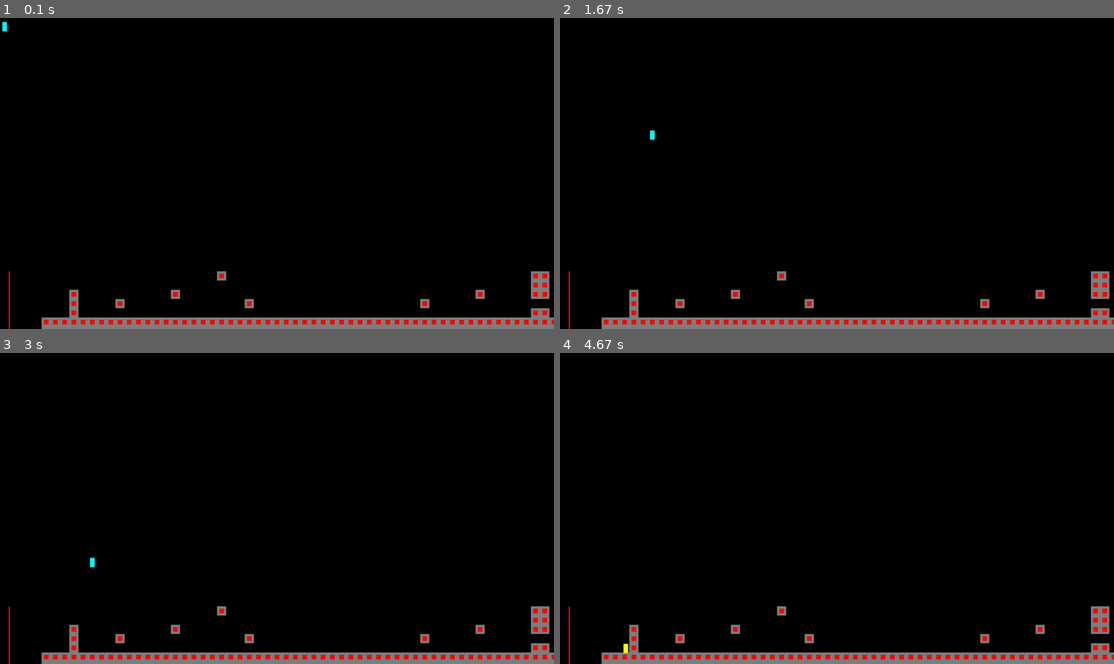
Above: before the commit, frames 1-4 (two rows, left to right).
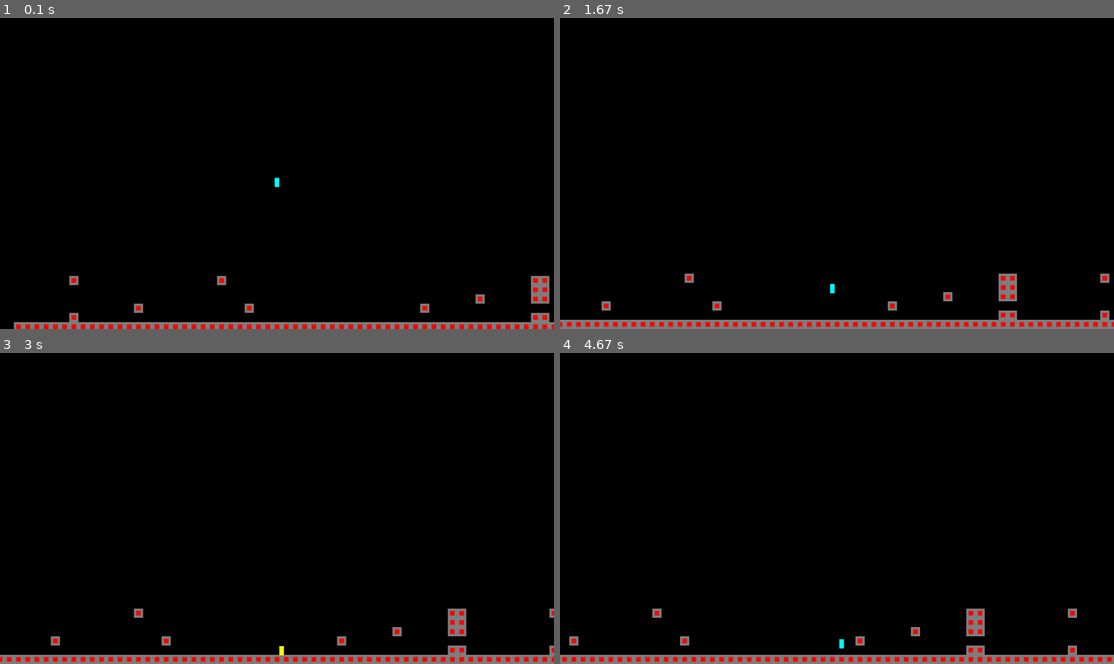
Above: after the commit, the same moments.

Repository: CocoMarck/Juego-cuadradoFeliz
Game: pygame game, started from cuadradoFeliz.py
The game is run twice, just before and just after one commit, with the same random seed, the same clock (stepped at 60 frames per second) and the same inputs.
Inputs:
- Up to frame 1 (0.1 s): no input
- Up to frame 2 (1.67 s): hold Right 0.33-0.8 s; hold Right 0.83-1.3 s; hold Left from 1.33 s (still down)
- Up to frame 3 (3 s): release Left at 1.87 s; hold Left 1.9-2.3 s; hold Right 2.33-2.97 s
- Up to frame 4 (4.67 s): tap Space at 3, 3.4, 3.7, 3.9, 4.2, 4.4 s; hold Left 3.33-3.8 s; hold Right 3.83-4.3 s; hold Right from 4.33 s (still down)

The runs differ from the first frame. In frame 1, 3.6% of the frame differs, in the area x 0-100%, y 1-100%; in frame 2, 3.4%; in frame 3, 3.5%; in frame 4, 4.2%, in the area x 0-100%, y 81-100%.

Commit message:
Add files via upload

Diff:
--- a/cuadradoFeliz.py
+++ b/cuadradoFeliz.py
@@ -26,7 +26,7 @@
 
 # Objetos / Clases
 class Player(pygame.sprite.Sprite):
-    def __init__(self):
+    def __init__(self, position=(disp_width//2,disp_height//2) ):
         super().__init__()
 
         # Sprite
@@ -35,13 +35,14 @@
 
         # Collider y posición
         self.rect = self.surf.get_rect(
-            center=(8,8)
+            center=position
         )
 
         # Variables
         self.not_move = False
         self.moving = False
         self.hp = 100
+        self.gravity = True
         self.gravity_power = 4
         self.speed = 8
 
@@ -227,7 +228,7 @@
 
 class Limit_indicator(pygame.sprite.Sprite):
     def __init__(self,
-        size = (2, 16), see = True, position = (0, 0)
+        size = (disp_width//480, disp_width//60), see = True, position = (0, 0)
     ):
         super().__init__()
 
@@ -275,26 +276,34 @@
 
 # Funciones
 def start_map(
-        default_map = [
+        x_column = 0,
+        y_column = 0,
+        map_level = [
             '', '', '', '', '', '', '', '', '', '', '', '', '', '', '', '', '', '', '', '', '', '', '', '', '',
             '', '', ''
-            '|......................p.................................pp..........|',
-            '|........................................................pp..........|',
-            '|......p..........p................................p.....pp..........|',
-            '|......p....p.............p..................p.......................|',
-            '|......p.................................................pp..........|',
-            '|...pppppppppppppppppppppppppppppppppppppppppppppppppppppppppppp.....|',
-            '|...pppppppppppppppppppppppppppppppppppppppppppppppppppppppppppp.....|',
-        ]
+            '.......p...............p.................................pp.........p........p...',
+            '.........................................................pp......................',
+            '...................................................p.....pp......................',
+            '..............p...........p..................p...................................',
+            '.......p.................................................pp.........p............',
+            '.ppppppppppppppppppppppppppppppppppppppppppppppppppppppppppppppppppppppppppppppp.',
+            '|ppppppppppppppppppppppppppppppppppppppppppppppppppppppppppppppppppppppppppppppp|',
+        ],
     ):
-    y_column = 0
-    x_space = 0
+    '''
+    Funcion que permite crear niveles de una forma visual y sencilla.
+    "." para un espacio de el "ancho sobre 60" del juego
+    "p" para una plataforma con un espacio del "ancho sobre 60" del juego
+    "|" para establecer el limite de la camara, con un espacio del ancho sobre el juego"
+
+    "x, y" column son para establecer el pixel de inicio basado en la resolucion del juego. Por defecto inician en 0, 0.
+    '''
     plat_number = 0
     pixel_space = disp_width//60
     test = ''
-    for column in default_map:
+    for column in map_level:
         y_column += 1
-        x_space = 0
+        x_space = 0 + x_column
         for space in column:
             if space == '.':
                 x_space += 1
@@ -315,7 +324,7 @@
                 all_sprites.add(limit)
                 limit_objects.add(limit)
     #input(test)
-start_map()
+start_map(x_column=0, y_column=0)
 
 for plat in solid_objects:
     plat.limit_collision()
@@ -340,51 +349,68 @@
     display.fill(color_black)
 
     # Objetos / Sprites
-    #floor_main.update()
     player.update()
     player.move()
 
     for sprite in all_sprites:
         display.blit(sprite.surf, sprite.rect)
 
-    # Camara
-    # Si la camara detecta que hay un limite de camara del lado derecho/izquierdo y que el jugador no esta en medio de la pantalla, lo indicara, y no permitira mover la camara.
-    # Si el player desea y puede moverse al lado derecho/izquierdo. Todos los objetos que no sean el jugador se moveran al lado contrario de la dirección de el, con su misma velocidad, pero invertida.
-    camera_move = True
+
+    # Camara lado x
+    # Si la camara detecta que hay un limite de camara del lado derecho/izquierdo y que el jugador no esta en medio de la pantalla, lo detectara, y no permitira mover la camara.
+    camera_move_x = True
     for limit in limit_objects:
         for x in range(0, disp_width//60):
             if (
                 limit.rect.x == x and player.rect.x < disp_width//2
             ):
                 #print('limite detectado izquierda')
-                camera_move = False
+                camera_move_x = False
             elif (
                 limit.rect.x == disp_width-x and player.rect.x > disp_width//2
             ):
                 #print('limite detectado derecha')
-                camera_move = False
-
-
-    if player.moving == True and camera_move == True:
-        if player.rect.x > disp_width//2:
-            #print('player quiere mover camara al lado derecho')
-            for sprite in all_sprites:
-                if sprite == player:
-                    # Si el sprite es el player, a este no se le mueve
-                    sprite.rect.x -= player.speed
-                else:
-                    # Mover todos los sprites que no sean el player
-                    sprite.rect.x -= player.speed
-
-        elif player.rect.x < disp_width//2:
-            #print('player quiere mover camara al lado izquierdo')
-            for sprite in all_sprites:
-                if sprite == player:
-                    # Si el sprite es el player, a este no se le mueve
-                    sprite.rect.x += player.speed
-                else:
-                    # Mover todos los sprites que no sean el player
-                    sprite.rect.x += player.speed
+                camera_move_x = False
+
+    # Si el player desea y puede moverse al lado derecho/izquierdo. Todos los objetos que no sean el jugador se moveran al lado contrario de la dirección de el, con su misma velocidad horizontal, pero invertida.
+    if player.moving == True and camera_move_x == True:
+        for sprite in all_sprites:
+            if player.rect.x > disp_width//2:
+                # mover camara derecha
+                sprite.rect.x -= player.speed
+
+            elif player.rect.x < disp_width//2:
+                # mover camara izquierda
+                sprite.rect.x += player.speed
+
+
+    # Camara lado y
+    # Si la camara detecta que hay un limite de camara arriba/abajo y que el jugador no esta en medio de la pantalla, lo detectara, y no permitira mover la camara.
+    camera_move_y = True
+    for limit in limit_objects:
+        for y in range(0, disp_height//60):
+            if (
+                limit.rect.y == y and player.rect.y < disp_height//2
+            ):
+                # Limite arriba
+                camera_move_y = False
+            elif (
+                limit.rect.y == disp_height-y and player.rect.y > disp_height//2
+            ):
+                # Limite abajo
+                camera_move_y = False
+
+    # Si el player desea y puede moverse arriba/abajo. Todos los objetos que no sean el jugador se moveran al lado contrario de la dirección de el, con su misma velocidad vertical, pero invertida.
+    if camera_move_y == True:
+        for sprite in all_sprites:
+            if player.rect.y < disp_height//2:
+                # mover camara arriba
+                sprite.rect.y += player.jump_power
+
+            elif player.rect.y > disp_height//2 and player.gravity == True:
+                # mover camara abajo
+                sprite.rect.y -= player.gravity_power
+
 
     # Fin
     clock.tick(fps)
